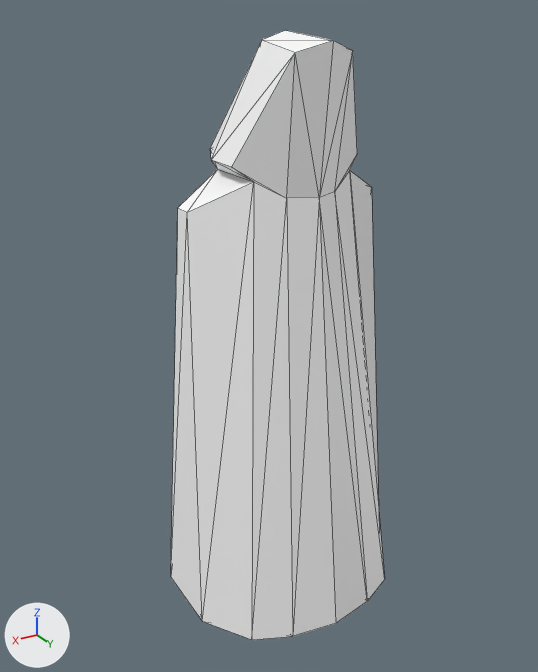
What one commit did to the glTF model ImuvEditor/assets/models/avatar_capuchon.glb.
Before and after are seen from a camera (50 mm lens) standing at (1.051, 1.722, 1.753) and looking at (0.022, 0.006, 0.895). Every picture has the same lights, and +X, +Y and +Z are marked at lower left. Mesh edges are drawn as thin lines. Vertices at the same position are counted once.

Objects in the first picture: 'Capuchon'.
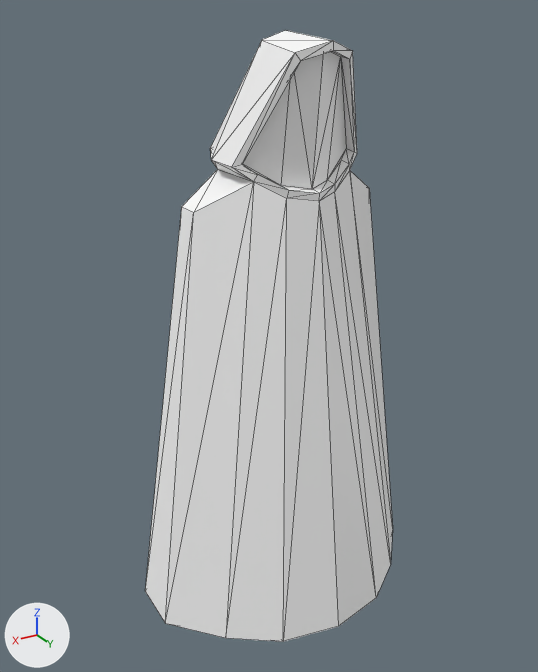
Commit message: fix worldeditor view + new assets avatar + fix screen + lyon model

Changed parts and their boxes (x1, y1, x2, y2) in the pictures (538 x 672 px):
```json
{"object": "Capuchon", "change": "reshaped", "before": [171, 30, 385, 640], "after": [145, 30, 393, 642], "on screen": "16% wider"}
{"part": 1, "of": "me_cube_001", "change": "built on", "before": [171, 40, 385, 640], "after": [145, 40, 393, 642]}
```

Scene script edits in JSON lines:
```json
{"block": "me_cube_001", "where": "# used by ob_capuchon; location = (0.0, 0.0, 0.0)"}
{"op": "remove", "block": "me_cube_001", "code": "me_cube_001.from_pydata(...)  # 41 vertices, 78 faces; spans x -0.34..0.34, y -0.32..0.36, z 0.09..1.72"}
{"op": "add", "block": "me_cube_001", "code": "me_cube_001.from_pydata(...)  # 61 vertices, 118 faces; spans x -0.44..0.44, y -0.34..0.37, z 0.09..1.72"}
{"block": "me_cube_001", "change": "me_cube_001 part 1"}
{"block": "me_cube_001", "change": "1 vertex is removed from x 0.0, y 0.21, z 1.34"}
{"block": "me_cube_001", "change": "12 faces are deleted"}
{"block": "me_cube_001", "change": "18 vertices move from x -0.34..0.34, y -0.32..0.36, z 0.09..1.31 to x -0.44..0.44, y -0.34..0.37, z 0.09..1.31"}
{"block": "me_cube_001", "change": "21 vertices are added at x -0.17..0.17, y 0.09..0.25, z 1.33..1.69"}
{"block": "me_cube_001", "change": "52 new faces join them"}
```
